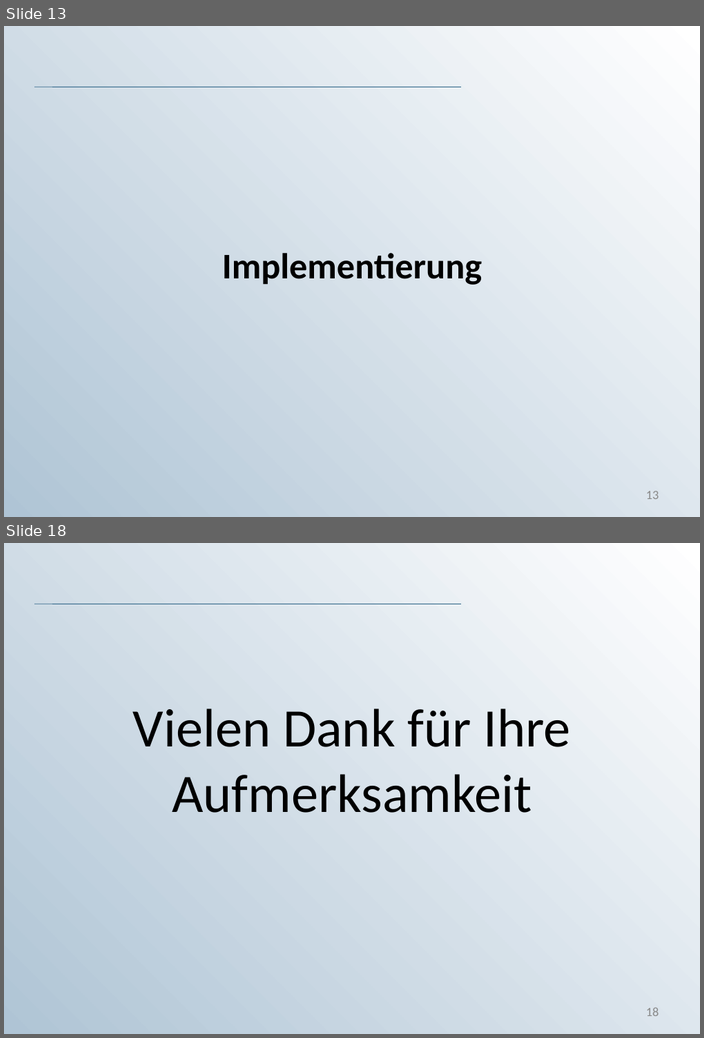
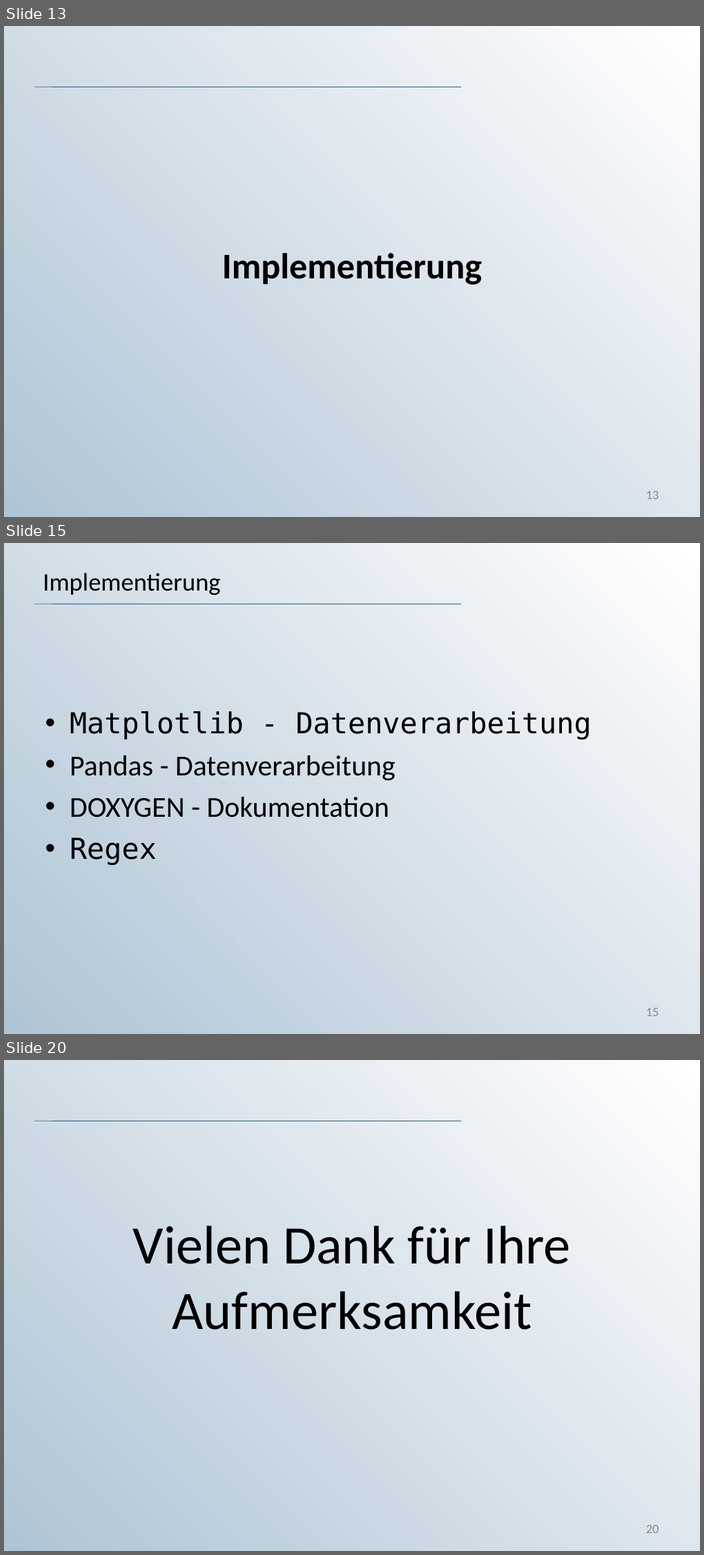
Before and after one commit to KaterinaKirova/Exam-DAVA, a slide deck: Präsentation_DAVA_Prüfung.ppt. Shown one above the other, each under a label of ours: slides 13 and 18 before the commit, slides 13, 15 and 20 after it; the slides between them are not shown. The pictures are 704x1038 and 704x1555 pixels, drawn with LibreOffice and Linux fonts; fonts in the diff are those of the drawing; background and template pictures are left out. Boxes give left, top, right and bottom in pixels: in the first picture for what was removed or moved away, otherwise in the second. Text is boxed around its words. In the diff, an @@ line names an element or a change of style, - is before the commit and + after.

```diff
--- a/Präsentation_DAVA_Prüfung.ppt
+++ b/Präsentation_DAVA_Prüfung.ppt
@@ slide 15 added at (4,543,700,1034), background gradient #AFC4D5 to #FFFFFF; not listed: 1 template element that a slide beside it also shows @@
@@ title added at (43,573,220,595), 28 pt, text #000000 @@
+Implementierung
@@ text added at (70,711,591,865), 32 pt, text #000000 @@
+• Matplotlib - Datenverarbeitung
+• Pandas - Datenverarbeitung
+• DOXYGEN - Dokumentation
+• Regex
@@ page number added at (646,1008,659,1016), 14 pt, text #898989 @@
+15
@@ what was slide 18 is now slide 20 @@
@@ page number at (646,1525,659,1533): text changed @@
-18
+20
```
Also in this commit, not shown: 5 slides changed, 2 other slides added, 1 slide removed.
